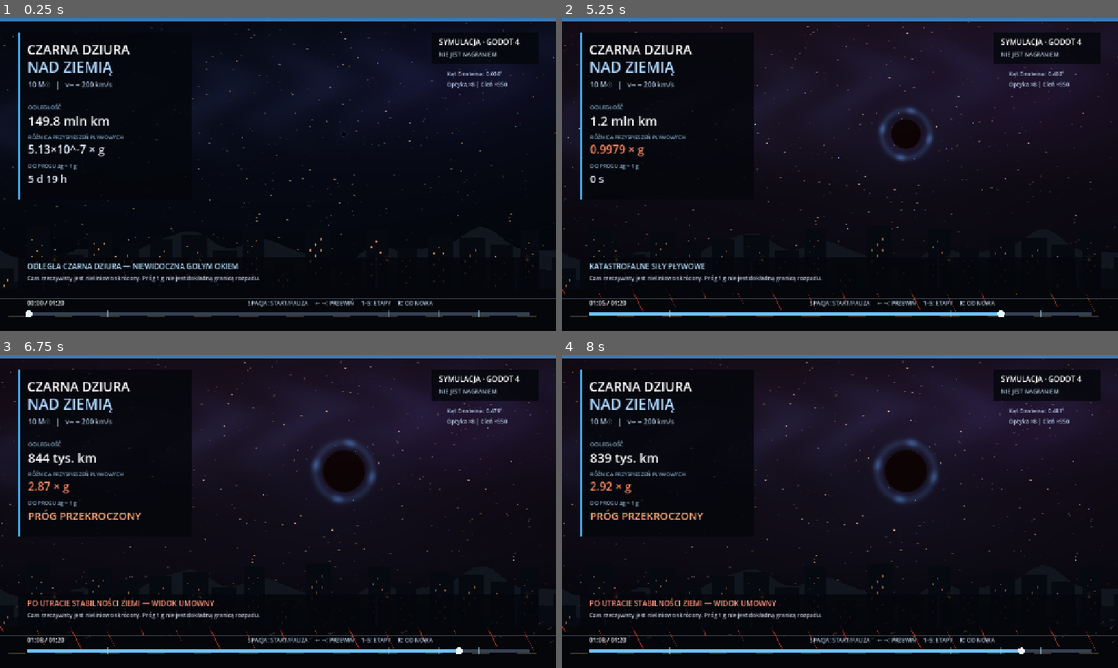
Above: before the commit, frames 1-4 (two rows, left to right).
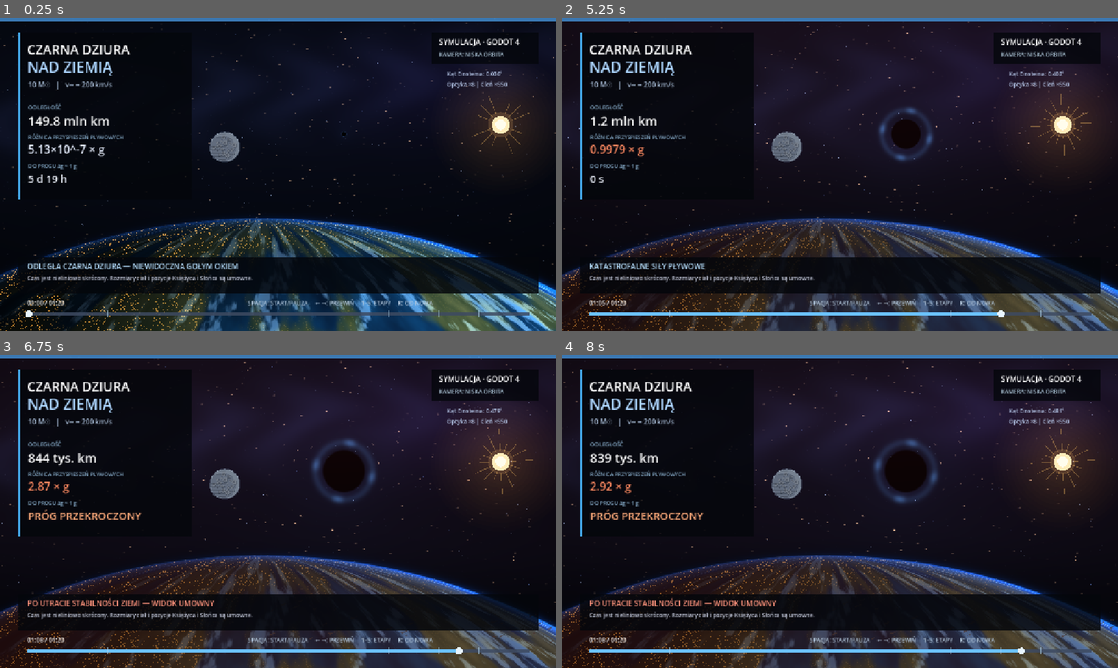
Above: after the commit, the same moments.

Repository: lisu188/3d
Game: Godot game, scene res://main.tscn
Same seed, same stepped clock (60 frames per second), same inputs: the game is played once before the commit and once after it.
Inputs (mouse positions are in pixels of both pictures, inside the frame that each line leads up to):
- Up to frame 1 (0.25 s): no input
- Up to frame 2 (5.25 s): tap Enter at 0.5, 2.75 s; move the mouse to (962, 158) at 0.52 s; hold Right 0.53-1.25 s; tap R at 0.6 s; click (962, 158) at 0.67 s; tap Space at 0.77, 1.25, 3.5, 3.77 s; drag from (728, 190) to (812, 237) at 1.27 s; move the mouse to (895, 105) at 2.02 s; hold Right 2.03-2.75 s; tap 1 at 2.1 s; click (895, 105) at 2.17 s; drag from (812, 237) to (673, 127) at 2.77 s; move the mouse to (1006, 221) at 3.52 s; hold Left 3.53-4.25 s; tap 3 at 3.6 s; click (1006, 221) at 3.67 s; drag from (673, 127) to (756, 96) at 4.27 s; move the mouse to (867, 174) at 5.02 s; hold Left from 5.03 s (still down); tap 5 at 5.1 s; click (867, 174) at 5.17 s
- Up to frame 3 (6.75 s): release Left at 5.75 s; tap Enter at 5.75 s; drag from (194, 433) to (166, 527) at 5.77 s; tap Space at 6.5 s; move the mouse to (400, 495) at 6.52 s; hold Right from 6.53 s (still down); tap F at 6.6 s; click (400, 495) at 6.67 s
- Up to frame 4 (8 s): tap Space at 6.77 s; release Right at 7.25 s; drag from (728, 527) to (812, 574) at 7.27 s

The runs differ from the first frame. In frame 1, 18% of the frame differs, in the area x 0-100%, y 10-100%; in frame 2, 19%; in frame 3, 20%; in frame 4, 20%.

Commit message:
feat: orbital Earth view with Moon and Sun and full MP4 render

Diff:
--- a/black-hole-flyby/scripts/main.gd
+++ b/black-hole-flyby/scripts/main.gd
@@ -2,6 +2,7 @@
 
 const Physics = preload("res://scripts/physics.gd")
 const SKY_SHADER = preload("res://shaders/sky.gdshader")
+const EARTH_SHADER = preload("res://shaders/earth.gdshader")
 const DURATION: float = 80.0
 const HOLE_UV: Vector2 = Vector2(0.618, 0.370)
 const KEYFRAMES: Array = [
@@ -21,6 +22,8 @@
 var capturing: bool = false
 var sky: ColorRect
 var sky_material: ShaderMaterial
+var earth: ColorRect
+var earth_material: ShaderMaterial
 var font: Font
 
 func _ready() -> void:
@@ -33,6 +36,14 @@
 	sky_material.shader = SKY_SHADER
 	sky.material = sky_material
 	add_child(sky)
+	earth = ColorRect.new()
+	earth.name = "EarthSeenFromOrbit"
+	earth.show_behind_parent = true
+	earth.mouse_filter = Control.MOUSE_FILTER_IGNORE
+	earth_material = ShaderMaterial.new()
+	earth_material.shader = EARTH_SHADER
+	earth.material = earth_material
+	add_child(earth)
 	get_viewport().size_changed.connect(_on_resize)
 	_on_resize()
 	var user_args: PackedStringArray = OS.get_cmdline_user_args()
@@ -49,6 +60,7 @@
 
 func _on_resize() -> void:
 	sky.size = get_viewport_rect().size
+	earth.size = get_viewport_rect().size
 	_update_sky()
 	queue_redraw()
 
@@ -134,82 +146,55 @@
 	sky_material.set_shader_parameter("shadow_radius_screen", clamp(shadow, 0.007, 0.16))
 	sky_material.set_shader_parameter("disruption", _disruption(radius))
 	sky_material.set_shader_parameter("elapsed_time", playhead)
+	earth_material.set_shader_parameter("aspect", size.x / max(size.y, 1.0))
+	earth_material.set_shader_parameter("disruption", _disruption(radius))
+	earth_material.set_shader_parameter("elapsed_time", playhead)
 
 func _draw() -> void:
 	var size: Vector2 = get_viewport_rect().size
 	var radius: float = _distance()
 	var tidal: float = Physics.tidal_gravity(radius)
 	var disruption: float = _disruption(radius)
-	var quake: float = clamp(disruption * 12.0, 0.0, 1.0)
-	_draw_atmosphere(size, quake)
-	_draw_mountains(size, quake)
-	_draw_city(size, quake, disruption)
+	_draw_sun(size)
+	_draw_moon(size)
 	_draw_earth_fragments(size, tidal)
 	_draw_overlay(size, radius, tidal)
 
-func _draw_atmosphere(size: Vector2, quake: float) -> void:
-	var y: float = size.y * 0.745
+func _draw_sun(size: Vector2) -> void:
+	var center: Vector2 = Vector2(size.x * 0.900, size.y * 0.340)
+	var radius: float = min(size.x, size.y) * 0.029
+	for i in range(14, 0, -1):
+		var scale: float = 1.0 + float(i) * 0.48
+		var opacity: float = 0.009 + (1.0 - float(i) / 14.0) * 0.008
+		draw_circle(center, radius * scale, Color(1.0, 0.65, 0.25, opacity))
+	for ray_index in range(16):
+		var angle: float = TAU * float(ray_index) / 16.0 + 0.005 * playhead
+		var direction: Vector2 = Vector2(cos(angle), sin(angle))
+		var length_scale: float = 2.2 + float(ray_index % 4) * 0.47
+		draw_line(center + direction * radius * 1.2, center + direction * radius * length_scale, Color(1.0, 0.77, 0.39, 0.35), 1.6)
+	draw_circle(center, radius * 1.40, Color(1.0, 0.74, 0.43, 0.17))
+	draw_circle(center, radius, Color(1.0, 0.93, 0.73))
+	draw_circle(center, radius * 0.58, Color(1.0, 0.99, 0.93))
+
+func _draw_moon(size: Vector2) -> void:
+	var center: Vector2 = Vector2(size.x * 0.404, size.y * 0.411)
+	var radius: float = min(size.x, size.y) * 0.047
+	draw_circle(center, radius + 2.0, Color(0.50, 0.62, 0.76, 0.17))
+	draw_circle(center, radius, Color(0.46, 0.50, 0.56))
+	draw_circle(center + Vector2(-radius * 0.15, radius * 0.12), radius * 0.89, Color(0.34, 0.38, 0.45, 0.63))
+	for i in range(18):
+		var angle: float = float(i) * 2.399963
+		var offset: float = sqrt(float(i + 1) / 20.0) * radius * 0.77
+		var pos: Vector2 = center + Vector2(cos(angle), sin(angle)) * offset
+		var crater: float = 1.5 + float((i * 13) % 9) * 0.51
+		draw_circle(pos + Vector2(0.8, 0.8), crater + 0.85, Color(0.20, 0.23, 0.29, 0.52))
+		draw_circle(pos, crater, Color(0.57, 0.60, 0.63, 0.55))
+		draw_circle(pos + Vector2(-0.5, -0.4), crater * 0.62, Color(0.27, 0.29, 0.35, 0.56))
 	for i in range(9):
-		var alpha: float = (float(i) / 9.0) * 0.020
-		draw_rect(Rect2(0.0, y + i * 12.0, size.x, 13.0), Color(0.44, 0.13, 0.11, alpha + quake * 0.01))
-
-func _draw_mountains(size: Vector2, quake: float) -> void:
-	var w: float = size.x
-	var h: float = size.y
-	var shift: float = quake * sin(playhead * 9.8) * 5.0
-	var distant := PackedVector2Array()
-	distant.append(Vector2(0.0, h))
-	for i in range(81):
-		var x: float = float(i) * w / 80.0
-		var y: float = h * 0.733 + 25.0 * sin(x * 0.010) + 17.0 * sin(x * 0.027) + 6.0 * cos(x * 0.048)
-		distant.append(Vector2(x, y + shift))
-	distant.append(Vector2(w, h))
-	draw_colored_polygon(distant, Color(0.065, 0.082, 0.12))
-	var near := PackedVector2Array()
-	near.append(Vector2(0.0, h))
-	for i in range(81):
-		var x: float = float(i) * w / 80.0
-		var y: float = h * 0.81 + 14.0 * sin(x * 0.017 + 1.0) + 9.0 * sin(x * 0.035)
-		near.append(Vector2(x, y - shift * 0.6))
-	near.append(Vector2(w, h))
-	draw_colored_polygon(near, Color(0.030, 0.041, 0.073))
-
-func _draw_city(size: Vector2, quake: float, disruption: float) -> void:
-	var w: float = size.x
-	var h: float = size.y
-	var ground: float = h * 0.865
-	var shake_x: float = quake * sin(playhead * 25.0) * 4.5
-	for i in range(19):
-		var x: float = float(i) * w / 18.0 - 10.0 + shake_x * sin(float(i) * 3.0)
-		var bw: float = 42.0 + 18.0 * abs(sin(float(i) * 2.4))
-		var bh: float = 48.0 + 95.0 * abs(sin(float(i) * 1.73))
-		var by: float = ground - bh
-		draw_rect(Rect2(x, by, bw, bh + 6.0), Color(0.026, 0.037, 0.064))
-		for row in range(2, 9):
-			for col in range(1, 4):
-				var wx: float = x + float(col) * (bw / 5.0)
-				var wy: float = by + float(row) * 13.0
-				if wy >= ground - 7.0 or wy < by + 8.0:
-					continue
-				if (i * 7 + row * 3 + col * 13) % 5 < 2:
-					draw_rect(Rect2(wx, wy, 3.0, 4.0), Color(0.92, 0.63, 0.35, 0.75 - disruption * 0.3))
-	var road_y: float = h * 0.895
-	draw_rect(Rect2(0.0, ground, w, h - ground), Color(0.016, 0.023, 0.041))
-	draw_line(Vector2(0.0, road_y), Vector2(w, road_y), Color(0.26, 0.29, 0.36), 1.2)
-	for lane in range(0, 13):
-		var x: float = float(lane) * w / 12.0 + 18.0
-		draw_line(Vector2(x, h * 0.951), Vector2(x + 42.0, h * 0.951), Color(0.50, 0.44, 0.33, 0.42), 2.5)
-	for x in [100.0, 435.0, 865.0, 1188.0]:
-		var top: float = ground - 67.0
-		draw_line(Vector2(x, ground), Vector2(x, top), Color(0.10, 0.14, 0.18), 4.0)
-		draw_line(Vector2(x, top), Vector2(x + 25.0, top), Color(0.11, 0.15, 0.20), 3.0)
-		draw_circle(Vector2(x + 25.0, top), 11.0, Color(1.0, 0.58, 0.23, 0.045))
-		draw_circle(Vector2(x + 25.0, top), 3.5, Color(1.0, 0.76, 0.42, 0.8))
-	if disruption > 0.02:
-		for i in range(17):
-			var x: float = float(i) / 16.0 * w
-			var crack: float = 13.0 + 46.0 * disruption * abs(sin(i * 2.41))
-			draw_line(Vector2(x, ground), Vector2(x + crack * 0.5, ground + crack), Color(0.82, 0.24, 0.13, disruption * 0.7), 1.7)
+		var y: float = -radius * 0.88 + float(i) * radius * 0.22
+		var chord: float = sqrt(max(radius * radius - y * y, 0.0))
+		draw_line(center + Vector2(-chord, y), center + Vector2(chord * 0.08, y), Color(0.035, 0.054, 0.087, 0.10 + float(i) * 0.019), 2.1)
+	draw_arc(center, radius, 0.0, TAU, 48, Color(0.73, 0.80, 0.88, 0.37), 1.1)
 
 func _draw_earth_fragments(size: Vector2, tidal: float) -> void:
 	var progress: float = smoothstep(0.4, 5.5, tidal)
@@ -264,7 +249,7 @@
 	_draw_text(countdown, Vector2(64.0, 378.0), 24, Color(1.0, 0.67, 0.48) if remaining < 0.0 else Color(0.94, 0.96, 1.0))
 	draw_rect(Rect2(w - 286.0, 33.0, 244.0, 72.0), Color(0.015, 0.024, 0.043, 0.78))
 	_draw_text("SYMULACJA · GODOT 4", Vector2(w - 270.0, 61.0), 17)
-	_draw_text("NIE JEST NAGRANIEM", Vector2(w - 270.0, 88.0), 13, Color(0.69, 0.79, 0.86))
+	_draw_text("KAMERA: NISKA ORBITA", Vector2(w - 270.0, 88.0), 13, Color(0.69, 0.79, 0.86))
 	var angle: float = rad_to_deg(Physics.einstein_angle(radius))
 	_draw_text("Kąt Einsteina: %.3f°" % angle, Vector2(w - 252.0, 133.0), 13, Color(0.71, 0.78, 0.91))
 	_draw_text("Optyka ×8 | Cień ×550", Vector2(w - 252.0, 157.0), 13, Color(0.71, 0.78, 0.91))
@@ -272,7 +257,7 @@
 	draw_rect(Rect2(42.0, caption_y - 34.0, w - 84.0, 83.0), Color(0.015, 0.024, 0.043, 0.83))
 	var caption_color: Color = Color(1.0, 0.58, 0.49) if tidal >= 1.0 else Color(0.72, 0.88, 1.0)
 	_draw_text(_phase(radius, tidal), Vector2(62.0, caption_y - 7.0), 17, caption_color)
-	_draw_text("Czas rzeczywisty jest nieliniowo skrócony. Próg 1 g nie jest dokładną granicą rozpadu.", Vector2(62.0, caption_y + 19.0), 13, Color(0.77, 0.79, 0.86))
+	_draw_text("Czas jest nieliniowo skrócony. Rozmiary ciał i pozycje Księżyca i Słońca są umowne.", Vector2(62.0, caption_y + 19.0), 13, Color(0.77, 0.79, 0.86))
 	var timeline_y: float = h - 40.0
 	draw_rect(Rect2(62.0, timeline_y - 3.0, w - 124.0, 6.0), Color(0.24, 0.29, 0.38, 0.85))
 	draw_rect(Rect2(62.0, timeline_y - 3.0, (w - 124.0) * (playhead / DURATION), 6.0), Color(0.42, 0.76, 1.0))
--- /dev/null
+++ b/black-hole-flyby/shaders/earth.gdshader
@@ -0,0 +1,67 @@
+shader_type canvas_item;
+render_mode unshaded;
+
+uniform float aspect = 1.7777778;
+uniform float elapsed_time = 0.0;
+uniform float disruption = 0.0;
+
+float hash21(vec2 p) {
+    return fract(sin(dot(p, vec2(127.1, 311.7))) * 43758.5453);
+}
+
+float noise2(vec2 p) {
+    vec2 i = floor(p);
+    vec2 f = fract(p);
+    vec2 u = f * f * (3.0 - 2.0 * f);
+    return mix(mix(hash21(i), hash21(i + vec2(1.0, 0.0)), u.x),
+        mix(hash21(i + vec2(0.0, 1.0)), hash21(i + vec2(1.0)), u.x), u.y);
+}
+
+float fbm(vec2 p) {
+    float n = 0.0;
+    float a = 0.53;
+    for (int i = 0; i < 4; i++) {
+        n += a * noise2(p);
+        p = p * 2.07 + vec2(8.7, 3.4);
+        a *= 0.50;
+    }
+    return n;
+}
+
+void fragment() {
+    vec2 pos = vec2((UV.x - 0.47) * aspect, UV.y - 2.67);
+    float radius = 2.03;
+    float distance_to_center = length(pos);
+    float shell = radius - distance_to_center;
+    float inside = smoothstep(-0.004, 0.004, shell);
+    float haze = exp(-abs(shell) * 57.0);
+    float z = sqrt(max(radius * radius - dot(pos, pos), 0.000001)) / radius;
+    vec3 normal = normalize(vec3(pos / radius, z));
+    vec2 geographical = vec2(atan(normal.x, normal.z) * 7.5 + 2.5,
+        normal.y * 8.0 + 1.4);
+    float continents = fbm(geographical * 0.84 + vec2(2.7, 0.9));
+    continents += 0.11 * noise2(geographical * 2.8);
+    float land = smoothstep(0.43, 0.58, continents);
+    float ocean_noise = fbm(geographical * 1.8 + vec2(4.0, 8.0));
+    vec3 ocean = mix(vec3(0.012, 0.055, 0.118), vec3(0.040, 0.205, 0.345), ocean_noise);
+    vec3 continent_color = mix(vec3(0.065, 0.125, 0.085), vec3(0.27, 0.30, 0.19),
+        fbm(geographical * 2.5 + vec2(8.4, 2.6)));
+    vec3 surface = mix(ocean, continent_color, land);
+    vec3 direction_to_sun = normalize(vec3(0.90, 0.04, 0.52));
+    float illumination = dot(normal, direction_to_sun);
+    float daylight = smoothstep(-0.20, 0.52, illumination);
+    float clouds = smoothstep(0.53, 0.70,
+        fbm(geographical * 3.9 + vec2(elapsed_time * 0.006, 2.4)));
+    surface = mix(surface * 0.18, surface * 1.7, daylight);
+    surface += vec3(0.32, 0.42, 0.51) * clouds * (0.20 + daylight * 0.80);
+    float lights = step(0.925, hash21(floor(geographical * 155.0))) *
+        land * (1.0 - daylight) * 0.75;
+    surface += vec3(1.0, 0.65, 0.21) * lights;
+    surface = mix(surface, vec3(0.27, 0.075, 0.055), disruption * 0.43);
+    float rim = pow(1.0 - z, 6.0);
+    vec3 atmosphere = vec3(0.035, 0.27, 0.72) *
+        (0.24 + daylight * 0.76) * (0.5 + 1.5 * rim);
+    vec3 result_color = surface * inside + atmosphere * (haze * 0.78 + inside * rim * 0.45);
+    float opacity = clamp(inside + haze * 0.40, 0.0, 1.0);
+    COLOR = vec4(result_color, opacity);
+}
Not shown, changed: .github/workflows/black-hole-godot.yml
Not shown, changed: black-hole-flyby/README.md
